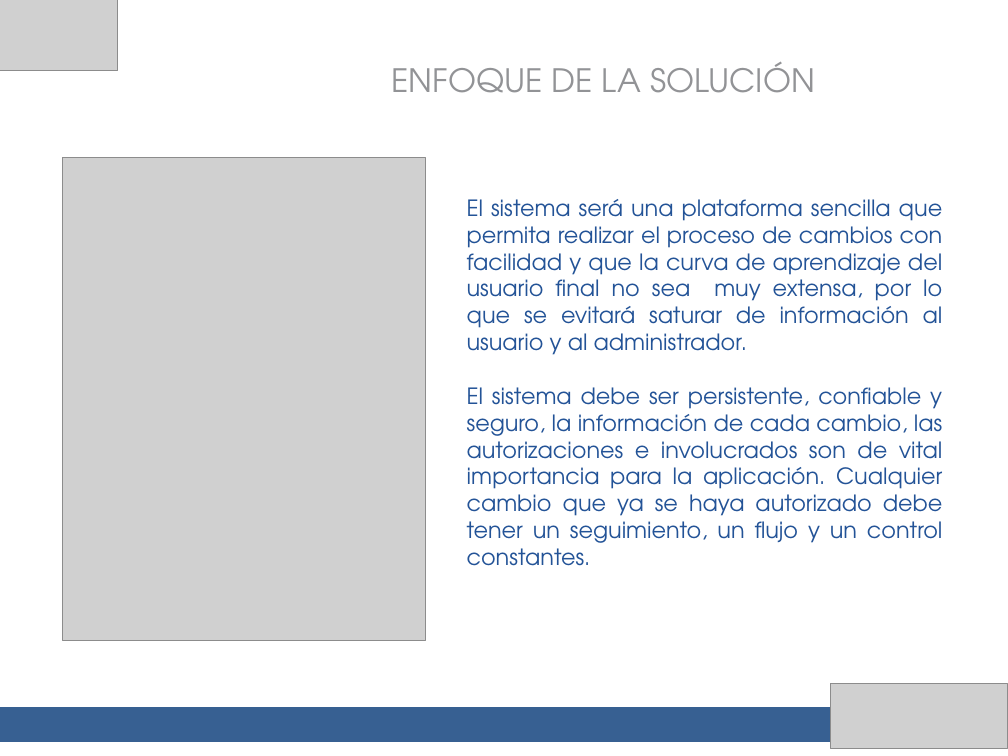
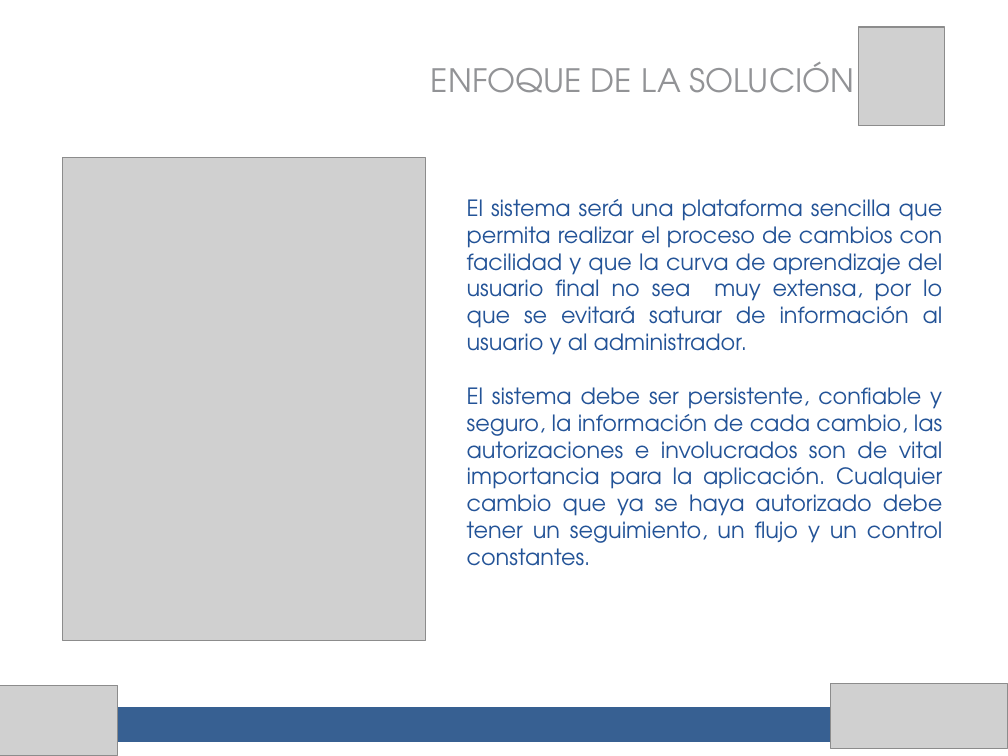
Before and after one commit to migreyes30/clinicaempresarial, a slide deck: slide 4 of presentacion final/Control de cambios.pptx (slide 5 before the commit). Drawn at 1008x756 pixels with LibreOffice and Linux fonts; fonts in the diff are those of the drawing; grey boxes stand for pictures. Boxes give left, top, right and bottom in pixels: in the first picture for what was removed or moved away, otherwise in the second. Text is boxed around its words. In the diff, an @@ line names an element or a change of style, - is before the commit and + after.

```diff
--- a/presentacion final/Control de cambios.pptx
+++ b/presentacion final/Control de cambios.pptx
@@ picture added at (859,27,946,126) @@
@@ text "ENFOQUE DE LA SOLUCIÓN": place and size @@
-text "ENFOQUE DE LA SOLUCIÓN" at (392,62,814,93)
+text "ENFOQUE DE LA SOLUCIÓN" at (431,62,854,93)
@@ picture: place and size @@
-picture at (0,0,118,71)
+picture at (0,685,118,756)
```
Also in this commit, not shown: 19 other slides changed, 7 slides added, 7 slides removed, 1 other file.
